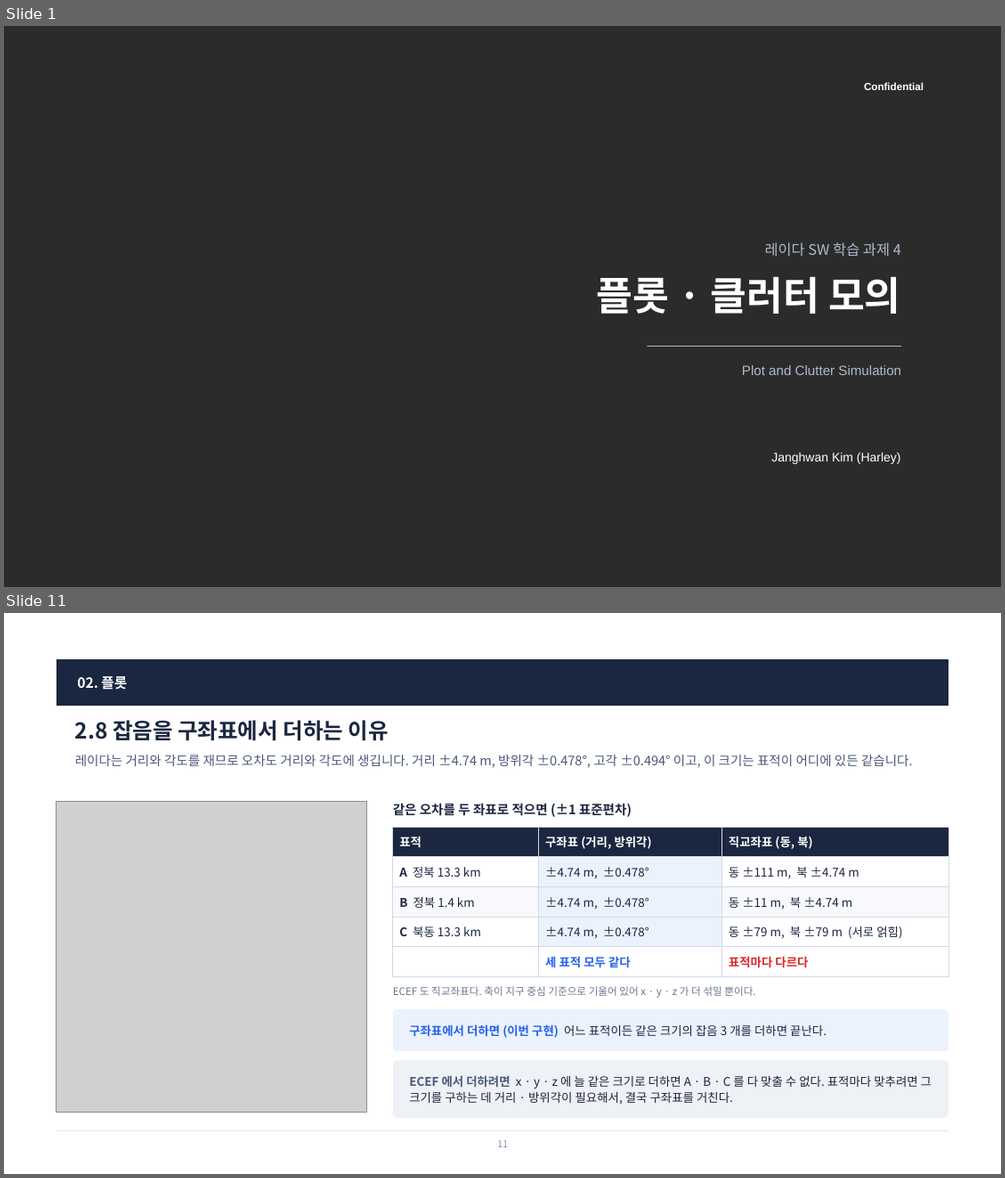
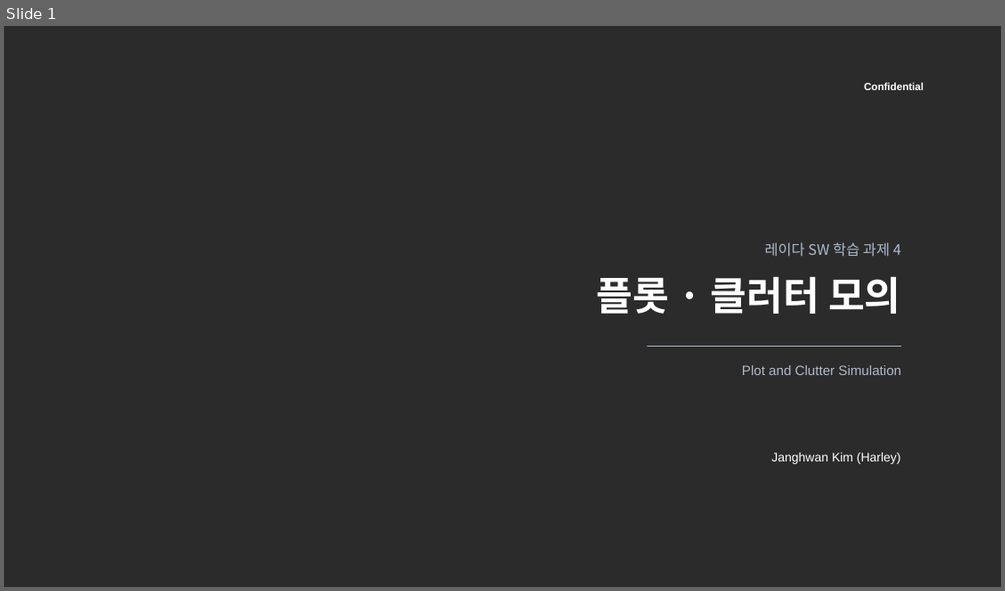
Before and after one commit to harley-hwan/radar-sw-study, a slide deck: Part4_Plot_Clutter_Sim/ref/산출물/Chapter4_PlotClutterSim.pptx. Shown one above the other, each under a label of ours: slides 1 and 11 before the commit, slide 1 after it; the slides between them are not shown. The pictures are 1005x1178 and 1005x591 pixels, drawn with LibreOffice and Linux fonts; fonts in the diff are those of the drawing; grey boxes stand for pictures; background and template pictures are left out; a plain dark background stands for a picture behind light text. Boxes give left, top, right and bottom in pixels: in the first picture for what was removed or moved away, otherwise in the second. Text is boxed around its words. In the diff, an @@ line names an element or a change of style, - is before the commit and + after.

```diff
--- a/Part4_Plot_Clutter_Sim/ref/산출물/Chapter4_PlotClutterSim.pptx
+++ b/Part4_Plot_Clutter_Sim/ref/산출물/Chapter4_PlotClutterSim.pptx
@@ slide 11 removed at box(4, 613, 1001, 1174), background #FFFFFF @@
@@ rectangle removed at box(57, 659, 948, 706) @@
@@ text removed at box(77, 676, 127, 690) @@
-02. 플롯
@@ title removed at box(75, 720, 388, 741) @@
-2.8 잡음을 구좌표에서 더하는 이유
@@ text removed at box(75, 755, 913, 768) @@
-레이다는 거리와 각도를 재므로 오차도 거리와 각도에 생깁니다. 거리 ±4.74 m, 방위각 ±0.478°, 고각 ±0.494° 이고, 이 크기는 표적이 어디에 있든 같습니다.
@@ picture removed at box(57, 802, 367, 1111) @@
@@ text removed at box(393, 803, 631, 817) @@
-같은 오차를 두 좌표로 적으면 (±1 표준편차)
@@ table removed at box(393, 827, 948, 972), 5 rows, 3 columns @@
-표적 | 구좌표 (거리, 방위각) | 직교좌표 (동, 북)
-A 정북 13.3 km | ±4.74 m, ±0.478° | 동 ±111 m, 북 ±4.74 m
-B 정북 1.4 km | ±4.74 m, ±0.478° | 동 ±11 m, 북 ±4.74 m
-C 북동 13.3 km | ±4.74 m, ±0.478° | 동 ±79 m, 북 ±79 m (서로 얽힘)
- | 세 표적 모두 같다 | 표적마다 다르다
@@ text removed at box(393, 986, 755, 997) @@
-ECEF 도 직교좌표다. 축이 지구 중심 기준으로 기울어 있어 x · y · z 가 더 섞일 뿐이다.
@@ rounded rectangle removed at box(393, 1009, 948, 1051) @@
@@ text removed at box(409, 1024, 826, 1038) @@
-구좌표에서 더하면 (이번 구현) 어느 표적이든 같은 크기의 잡음 3 개를 더하면 끝난다.
@@ rounded rectangle removed at box(393, 1060, 948, 1118) @@
@@ text removed at box(409, 1075, 931, 1104) @@
-ECEF 에서 더하려면 x · y · z 에 늘 같은 크기로 더하면 A · B · C 를 다 맞출 수 없다. 표적마다 맞추려면 그 크기를 구하는 데 거리 · 방위각이 필요해서, 결국 구좌표를 거친다.
@@ line removed from (57, 1130) to (948, 1130) @@
@@ page number removed at box(497, 1140, 508, 1147) @@
-11
```
Also in this commit, not shown: 12 slides changed, 10 slides added, 14 other slides removed, 9 other files.
